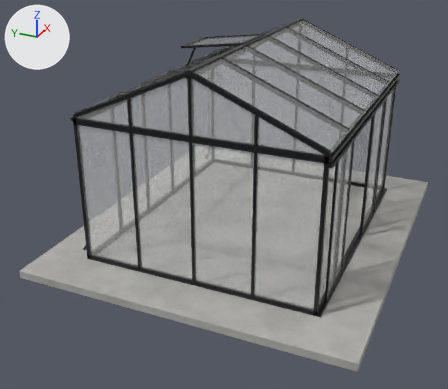
The glTF model models/scandiglas/sg-rect-10-2-12-7.glb: old version first, new version second.
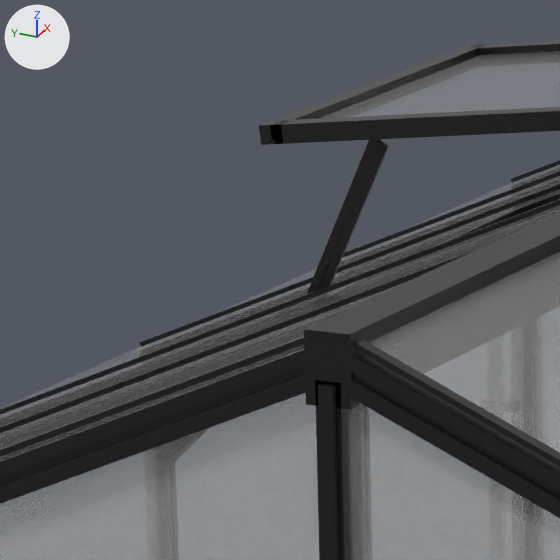
Old and new are each drawn whole from a camera (50 mm lens) standing at (-7.72, -0.82, 4.2) and looking at (-0.47, 2.44, 0.57) and again close up on the part from 33% to 48% of the width and 8% to 25% of the height. The axes (+X, +Y, +Z) are drawn at upper left. The lights are the same throughout. The first two pictures are the older version. Vertices at exactly the same position are counted once.

Objects in the first close-up: 'scandiglas-rect-10-2-12-7'.
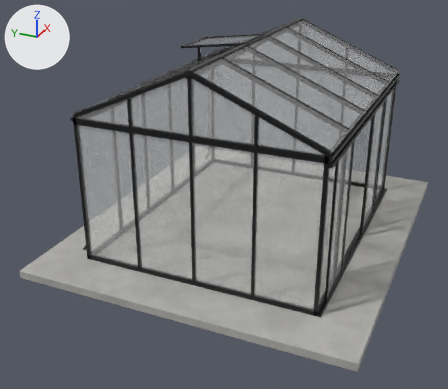
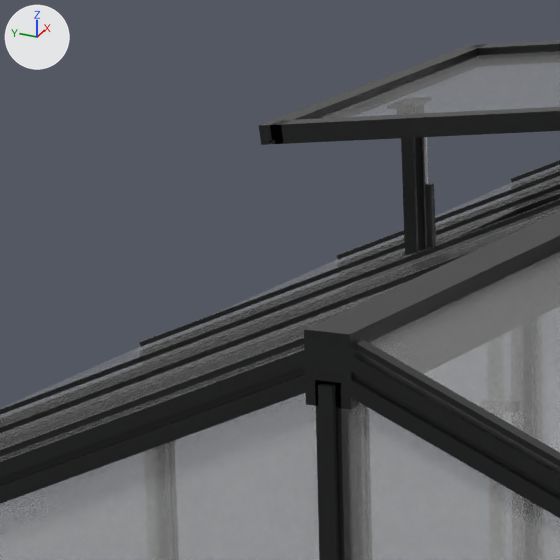
Pixel boxes (x1, y1, x2, y2) of what changed, in the close-ups (560 x 560 px; the box of a moved part takes in the faces that stretch with it):
part 1 of me_scandiglas, moved or reshaped: before (317, 141, 389, 295); after (401, 138, 419, 255)
part 2 of me_scandiglas, moved or reshaped: before (307, 139, 381, 294); after (415, 137, 427, 251)
part 3 of me_scandiglas, added: after (424, 137, 436, 249)

The change, as a diff of the scene's bpy script:
```diff
--- a/models/scandiglas/sg-rect-10-2-12-7.glb.py
+++ b/models/scandiglas/sg-rect-10-2-12-7.glb.py
@@ me_scandiglas @@
 # used by ob_scandiglas_rect_10_2_12_7; location = (0.0, 0.0, 0.0)
-me_scandiglas.from_pydata(...)  # 5654 vertices, 10733 faces; spans x -2.56..2.56, y 0.0..4.38, z -0.1..2.68
+me_scandiglas.from_pydata(...)  # 5709 vertices, 10825 faces; spans x -2.56..2.56, y 0.0..4.38, z -0.1..2.68
+# me_scandiglas part 1: the loose piece of 24 vertices spanning x -0.36..-0.35, y 2.9..3.07, z 2.22..2.56 is turned -26.3 degrees about the x axis through its middle and scaled by 0.851, then moved by (0.34, 0.05, -0.03)
+# me_scandiglas part 2: the loose piece of 24 vertices spanning x -0.36..-0.35, y 2.91..3.06, z 2.26..2.56 is turned -25.8 degrees about the x axis through its middle and scaled by 0.934, then moved by (0.37, 0.04, -0.05)
+# me_scandiglas part 3: a new loose piece of 131 vertices spanning x 0.03..0.05, y 3.01..3.05, z 2.24..2.51
+# other edits to the shape of me_scandiglas do not show in these pictures
 me_scandiglas.materials.append(mat_concrete)
```
